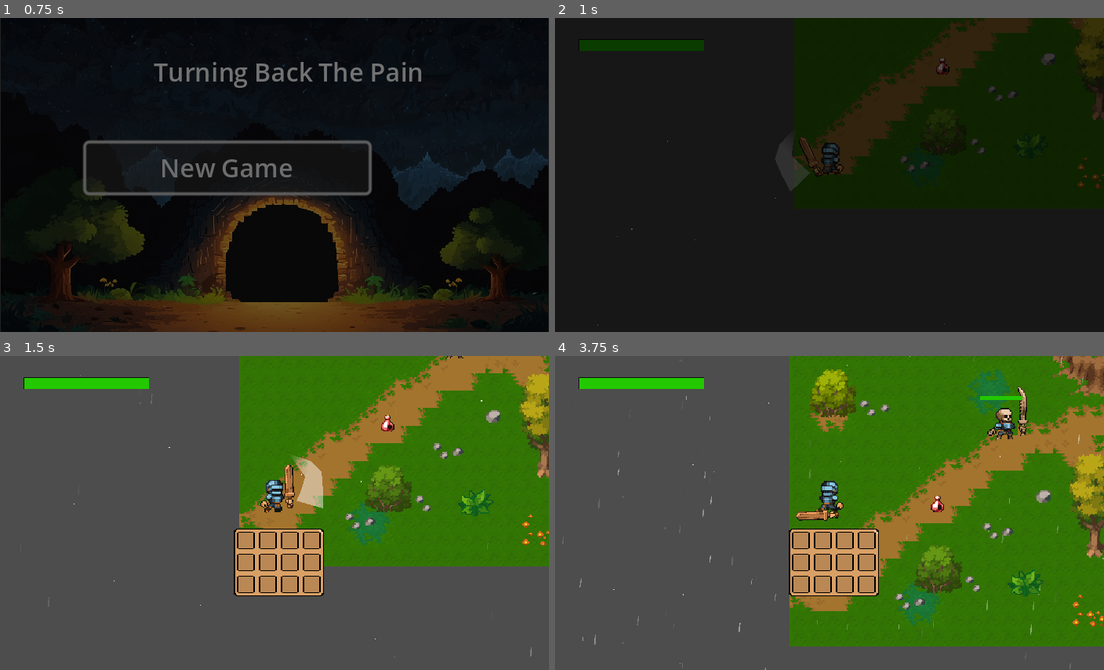
Above: before the commit, frames 1-4 (two rows, left to right).
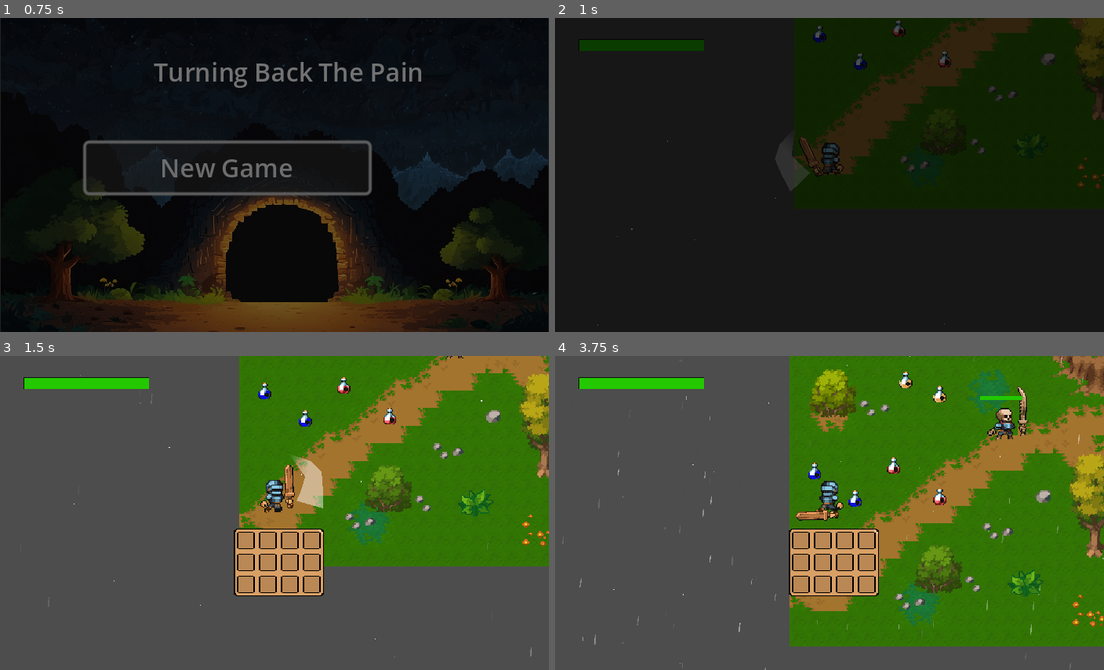
Above: after the commit, the same moments.

Repository: victordev018/Turning-Back-the-Pain
Game: Godot game, scene res://scenes/title_screen.tscn
Two runs of this game, one before a commit and one after it. Both use one fixed random seed, a clock stepped at 60 frames per second and the inputs below.
Inputs (mouse positions are in pixels of both pictures, inside the frame that each line leads up to):
- Up to frame 1 (0.75 s): click "New Game" at 0.5 s
- Up to frame 2 (1 s): no input
- Up to frame 3 (1.5 s): tap Enter (ui_accept) at 1.25 s; move the mouse to (395, 497) at 1.27 s; hold W (move_up) from 1.28 s (still down); tap Tab (inv) at 1.35 s
- Up to frame 4 (3.75 s): tap Enter (ui_accept) at 1.52, 2.27 s; move the mouse to (719, 528) at 2.02 s; release W (move_up) at 2.03 s; hold S (move_down) 2.03-2.78 s; click (719, 528) at 2.1 s; tap Tab (inv) at 2.3, 2.85 s; move the mouse to (884, 443) at 2.77 s; hold W (move_up) from 2.78 s (still down); move the mouse to (802, 575) at 3.52 s; tap D (move_rigth) at 3.6 s

Frame 1 is identical in both runs. In frame 2, 0.4% of the frame differs, in the area x 47-73%, y 0-18%; in frame 3, 0.4%; in frame 4, 0.6%, in the area x 46-72%, y 5-50%.

Commit message:
feat: Fixed potions functions and added items speed potion and cure potion

Diff:
--- /dev/null
+++ b/Inventory/Global/item_manage.tscn
@@ -0,0 +1,12 @@
+[gd_scene load_steps=2 format=3 uid="uid://clh8dxrefx51b"]
+
+[ext_resource type="Script" path="res://Inventory/Scripts/itemManager.gd" id="1_0wtl2"]
+
+[node name="ItemManage" type="Node"]
+script = ExtResource("1_0wtl2")
+
+[node name="Timer" type="Timer" parent="."]
+wait_time = 10.0
+one_shot = true
+
+[connection signal="timeout" from="Timer" to="." method="_on_timer_timeout"]
--- /dev/null
+++ b/Inventory/Items/bluePotion.tres
@@ -0,0 +1,9 @@
+[gd_resource type="Resource" script_class="InvItem" load_steps=3 format=3 uid="uid://cwqaa0csygn31"]
+
+[ext_resource type="Script" path="res://Inventory/Scripts/item_inventory.gd" id="1_8hgna"]
+[ext_resource type="Texture2D" uid="uid://bxeb0dgi0tvw1" path="res://Inventory/assets/potions/bluePotion.png" id="2_a6prm"]
+
+[resource]
+script = ExtResource("1_8hgna")
+name = "potionVelocity"
+texture = ExtResource("2_a6prm")
--- /dev/null
+++ b/Inventory/Items/brownPotion.tres
@@ -0,0 +1,9 @@
+[gd_resource type="Resource" script_class="InvItem" load_steps=3 format=3 uid="uid://bmjnhx7s8q03d"]
+
+[ext_resource type="Script" path="res://Inventory/Scripts/item_inventory.gd" id="1_qwvg2"]
+[ext_resource type="Texture2D" uid="uid://cibmgywfh2wvm" path="res://Inventory/assets/potions/brownPotion.png" id="2_q36rf"]
+
+[resource]
+script = ExtResource("1_qwvg2")
+name = "potionForce"
+texture = ExtResource("2_q36rf")
--- a/Inventory/Items/redPotion.tres
+++ b/Inventory/Items/redPotion.tres
@@ -1,9 +1,9 @@
 [gd_resource type="Resource" script_class="InvItem" load_steps=3 format=3 uid="uid://oxiyjfm05ced"]
 
 [ext_resource type="Script" path="res://Inventory/Scripts/item_inventory.gd" id="1_5310w"]
-[ext_resource type="Texture2D" uid="uid://daho3gmcd0e17" path="res://Inventory/assets/redPotion.png" id="2_xfa2d"]
+[ext_resource type="Texture2D" uid="uid://bs3tde8tlugxa" path="res://Inventory/assets/potions/redPotion.png" id="2_sdy6w"]
 
 [resource]
 script = ExtResource("1_5310w")
-name = "potion"
-texture = ExtResource("2_xfa2d")
+name = "potionForce"
+texture = ExtResource("2_sdy6w")
--- a/Inventory/Scripts/inv_ui.gd
+++ b/Inventory/Scripts/inv_ui.gd
@@ -3,21 +3,19 @@
 ## variável que controla a abertura e fechamento do inventário:
 var is_open = false;
 
-## variávris que controla a interface do inventário:
-@onready var inv: Inventory = preload("res://Inventory/inventorys/player_inventory.tres");
-# pega todos os slot's como um array
+#+ pega todos os slot's como um array
 @onready var slots: Array = $NinePatchRect/GridContainer.get_children();
 
 func _ready():
-	# conectando sianal de update com a função uppdat_alot
-	inv.update.connect(uppdadat_slots);
-	uppdadat_slots();
+	# conectando sinal de update com a função uppdat_alot
+	ItemManage.invPlay.update.connect(uppdat_slots);
+	uppdat_slots();
 	close();
 
 ## função para atualizar cada slot:
-func uppdadat_slots():
-	for item in range(inv.slots.size()):
-		slots[item].uppdatIcon(inv.slots[item])
+func uppdat_slots():
+	for item in range(ItemManage.invPlay.slots.size()):
+		slots[item].uppdatIcon(ItemManage.invPlay.slots[item])
 
 
 func _process(delta) -> void:
--- a/Inventory/Scripts/inv_ui_slot.gd
+++ b/Inventory/Scripts/inv_ui_slot.gd
@@ -7,20 +7,28 @@
 @onready var amount_text: Label = get_node("CenterContainer/Panel/Label");
 
 ## Variaável que guarda o nome o item que foi selecionado:
-var myId = "";
+var myName = "";
+
+## Variaável que guarda a quantidade do item que foi selecionado:
+var myAmount;
 
 func _process(delta):
 	pass
 
 ## função para atualizar o ícone na grade do inventário:
 func uppdatIcon(slot: InvSlot) -> void:
+	if slot.amount <= 0:
+		amount_text.visible = false;
+		icon_visual.visible = false;
+		$Button.disabled = true;
+		return;
 	if not slot.item: # se este espaço estiver vazio
-		myId = "";
 		amount_text.visible = false;
 		icon_visual.visible = false;
 		$Button.disabled = true
 	else:
-		myId = slot.item.name;
+		myName = slot.item.name;
+		myAmount = slot.amount;
 		$Button.disabled = false
 		icon_visual.visible = true;
 		icon_visual.texture = slot.item.texture;
--- a/Inventory/Scripts/itemManager.gd
+++ b/Inventory/Scripts/itemManager.gd
@@ -1,24 +1,55 @@
 extends Node
 ## classe responsável por gerenciar os itens e suas utilidades.
 
+## variávris que controla a interface do inventário:
+@onready var invPlay: Inventory = preload("res://Inventory/inventorys/player_inventory.tres");
+
+## Referência ao tempo de efeito da porção de velocidade:
+@onready var timerVelocity :Timer = get_node("Timer");
+
+## Controlador de tempo de velocidade aplicada por porção velocity.
+var availableTime : bool = false;
+
 ## Dicionario de ações para cada item coletado, por meio de chave (nome do item) e valor (função do item):
 var itemsActions: Dictionary = {
-	"potion": func(): usePortion(),
-	"apple": func(): useApple()
+	"potionCure": Callable(self, "usePotionCure"),
+	"apple": Callable(self, "useApple"),
+	"potionVelocity": Callable(self, "usePotionVelocity"),
+	"potionForce": Callable(self, "usePotionForce")
 }
 
 ## função para consumir item.
-func useItem(itemKey: String) -> void:
+func useItem(itemKey: String) -> bool:
 	## O tipo Callable guarda uma função que pode ser acessada pelo método call().
 	var action: Callable = itemsActions.get(itemKey);
-	action.call()
+	## Verifica se a ação existe e chama a função
+	return action.call();
 
-## função acionada quando consome uma porção.
-func usePortion() -> bool:
-	print_rich("[color=green]Usei a poção!");
+## função acionada quando consome uma porção de cura.
+func usePotionCure() -> bool:
+	if Global.playerNode.health < Global.playerMaxHealth:
+		Global.playerNode.health = min(Global.playerNode.health+2, Global.playerMaxHealth);
+		Global.playerNode.updateHealth();
+		return true;
+	return false;
+
+## Função para aumantar a velocidade em 50%.
+func usePotionVelocity() -> bool:
+	if Global.playerNode.speedBuff:
+		return false;
+	timerVelocity.start();
+	Global.playerNode.speedBuff = true;
 	return true;
+
+## Função para aumentar dano da espada:
+
 
 ## função acionada quando consome uma maçã.
 func useApple() -> bool:
 	print("Comi a maçã!");
 	return true;
+
+## Acionada quando o tempo do efeito da porção de velocidade acaba.
+func _on_timer_timeout():
+	print("Cabou a droga e o dinheiro ._.")
+	Global.playerNode.speedBuff = false;
--- a/Inventory/Scripts/slotbutton.gd
+++ b/Inventory/Scripts/slotbutton.gd
@@ -1,6 +1,23 @@
 extends Button
 
+## Slot guarda o inventário do player.
+var slot = ItemManage.invPlay.slots;
 ## Acionado quando alguma caixa de slot for clicada:
 func _on_pressed():
-	print_rich("cliquei no item: [color=orange]", get_parent().myId);
-	ItemManager.useItem(get_parent().myId);
+	var nameItem = get_parent().myName;
+	print_rich("cliquei no item: [color=orange]", nameItem," amount: ", get_parent().myAmount);
+	var result:bool = ItemManage.useItem(nameItem);
+	if result:
+		removeItem(nameItem);
+
+## Decrementa o item que foi clicado caso o uso tenha sido feito:
+func removeItem(nameItem):
+	for i in range(slot.size()):
+		if (slot[i].item.name == nameItem):
+			slot[i].amount -= 1;
+			print("amount: ", slot[i].amount)
+			#if slot[i].amount <= 0:
+				#slot[i].item = null;
+				#slot.remove_at(i);
+			get_parent().uppdatIcon(slot[i])
+			return;
--- a/Inventory/Ui inventory/inv_ui.tscn
+++ b/Inventory/Ui inventory/inv_ui.tscn
@@ -5,6 +5,7 @@
 [ext_resource type="PackedScene" uid="uid://cjm0728bvei1b" path="res://Inventory/Ui inventory/inv_ui_slot.tscn" id="3_5ki8m"]
 
 [node name="Inv_ui" type="Control"]
+z_index = 6
 layout_mode = 3
 anchors_preset = 0
 offset_right = 82.0
--- a/Inventory/collectibles/itemBehaviour.gd
+++ b/Inventory/collectibles/itemBehaviour.gd
@@ -12,5 +12,5 @@
 func _on_body_entered(body):
 	if body is Player:
 		body.collect(item)
-		await get_tree().create_timer(0.1).timeout; # time para a maçã permanecer
+		await get_tree().create_timer(0.1).timeout; # time para o item permanecer
 		self.queue_free();
--- a/project.godot
+++ b/project.godot
@@ -18,7 +18,7 @@
 [autoload]
 
 Global="*res://scenes/global.tscn"
-ItemManager="*res://Inventory/Scripts/itemManager.gd"
+ItemManage="*res://Inventory/Global/item_manage.tscn"
 
 [display]
 
--- a/scenes/world_1.tscn
+++ b/scenes/world_1.tscn
@@ -11,7 +11,9 @@
 [ext_resource type="PackedScene" uid="uid://d3krqwsnqecvh" path="res://Inventory/collectibles/ItemArea.tscn" id="8_kab02"]
 [ext_resource type="Texture2D" uid="uid://duux8m2leiiki" path="res://assets/aaaa.png" id="9_3mr1y"]
 [ext_resource type="Resource" uid="uid://oxiyjfm05ced" path="res://Inventory/Items/redPotion.tres" id="9_nf26r"]
+[ext_resource type="Resource" uid="uid://bmjnhx7s8q03d" path="res://Inventory/Items/brownPotion.tres" id="10_ht2co"]
 [ext_resource type="PackedScene" uid="uid://bfff07e88i514" path="res://scenes/transporter_area.tscn" id="11_ongtp"]
+[ext_resource type="Resource" uid="uid://cwqaa0csygn31" path="res://Inventory/Items/bluePotion.tres" id="11_v6y13"]
 
 [sub_resource type="Gradient" id="Gradient_3vexf"]
 offsets = PackedFloat32Array(0, 0.506667, 1)
@@ -55,19 +57,29 @@
 
 [node name="ItemsCollectibles" type="Node" parent="."]
 
-[node name="ItemArea1" parent="ItemsCollectibles" instance=ExtResource("8_kab02")]
-position = Vector2(685, 213)
+[node name="ItemArea5" parent="ItemsCollectibles" instance=ExtResource("8_kab02")]
+position = Vector2(138, 364)
+item = ExtResource("10_ht2co")
 
 [node name="ItemArea2" parent="ItemsCollectibles" instance=ExtResource("8_kab02")]
-position = Vector2(637, 178)
+position = Vector2(96, 429)
 item = ExtResource("9_nf26r")
 
 [node name="ItemArea3" parent="ItemsCollectibles" instance=ExtResource("8_kab02")]
-position = Vector2(136, 463)
+position = Vector2(138, 457)
 item = ExtResource("9_nf26r")
 
+[node name="ItemArea7" parent="ItemsCollectibles" instance=ExtResource("8_kab02")]
+position = Vector2(61, 459)
+item = ExtResource("11_v6y13")
+
+[node name="ItemArea8" parent="ItemsCollectibles" instance=ExtResource("8_kab02")]
+position = Vector2(24, 434)
+item = ExtResource("11_v6y13")
+
 [node name="ItemArea4" parent="ItemsCollectibles" instance=ExtResource("8_kab02")]
-position = Vector2(557, 221)
+position = Vector2(107, 351)
+item = ExtResource("10_ht2co")
 
 [node name="RainParticles" type="CPUParticles2D" parent="."]
 position = Vector2(36, 465)
--- a/scripts/Global.gd
+++ b/scripts/Global.gd
@@ -5,7 +5,7 @@
 ## Referência para o nó da interface do usuário
 var uiNode = null
 ## Referência para o nó do jogador
-var playerNode = null
+var playerNode: Player = null
 ## Carrega a cena de transição de fade-in para ser usada posteriormente
 var fadeInScene = preload("res://scenes/fade_in.tscn")
 ## Posição definida do PLayer ao iniciar a cena
--- a/scripts/player.gd
+++ b/scripts/player.gd
@@ -9,10 +9,12 @@
 ## Capacidade do player usar o rolamento
 var rolling : bool = false
 var canRoll = true
-var _move_speed: float = 100
-var _friction : float = 0.8
-var _acceleration: float = 0.4
-var _direction : Vector2 = Vector2()
+const BASE_SPEED: float = 100;
+var _move_speed: float = BASE_SPEED;
+var speedBuff: bool = false;
+var _friction : float = 0.8;
+var _acceleration: float = 0.4;
+var _direction : Vector2 = Vector2();
 ## Referência do nó da Espada
 @onready var mySword = get_node("SwordNode")
 ## Direção do Player
@@ -31,10 +33,11 @@
 var redAmount: float = 0.0;
 
 func _ready():
-	Global.playerNode = self
-	set_process(true)
-	health = Global.playerHealth
-	healthBar.init_health(health)
+	speedBuff = !ItemManage.timerVelocity.is_stopped();
+	Global.playerNode = self;
+	set_process(true);
+	health = Global.playerHealth;
+	healthBar.init_health(health);
 
 ## Ajustar direção para onde o Player está olhando.
 func manageFacing():
@@ -87,6 +90,7 @@
 	velocity += knockbackVector
 
 func _process(delta):
+	_move_speed = BASE_SPEED + 50 * int(speedBuff);
 	Global.playerHealth = health
 	state_machine()
 	mpos = get_global_mouse_position();
@@ -154,7 +158,7 @@
 func takeDamage(amount):
 	print("[PLAYER] - Dano recebido: %s." % [amount])
 	health -= amount;
-	healthBar.setHealth(health)
+	updateHealth()
 	redAmount = 1.0;
 	dead = health <= 0;
 
@@ -163,3 +167,7 @@
 		print("Player encostou numa hitbox.")
 		var _dmg = area.get_parent().damage;
 		takeDamage(_dmg)
+
+
+func updateHealth() -> void:
+	healthBar.setHealth(health)
Binary file added: Inventory/assets/potions/bluePotion.png
Not shown, changed: Inventory/assets/potions/bluePotion.png.import
Binary file added: Inventory/assets/potions/brownPotion.png
Not shown, added: Inventory/assets/potions/brownPotion.png.import
Binary file added: Inventory/assets/potions/redPotion.png
Not shown, added: Inventory/assets/potions/redPotion.png.import
Binary file removed: Inventory/assets/redPotion.png
Not shown: 2 places in Inventory/collectibles/ItemArea.tscn that only renumber resources
Not shown: 1 places in scenes/world_1.tscn that only renumber resources
